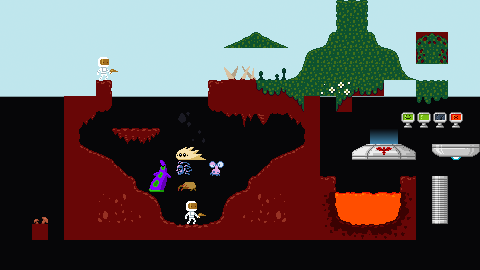
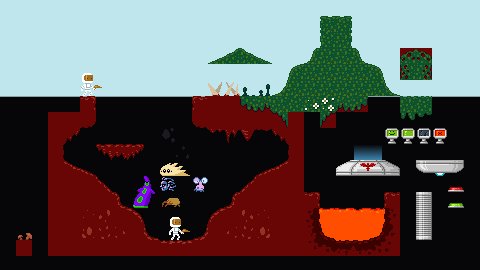
Layered file, before and after one edit (480x270). Changes by layer:
painted on "Layer #1" over [354, 129, 398, 160]
painted on "Layer" over [16, 0, 480, 256]